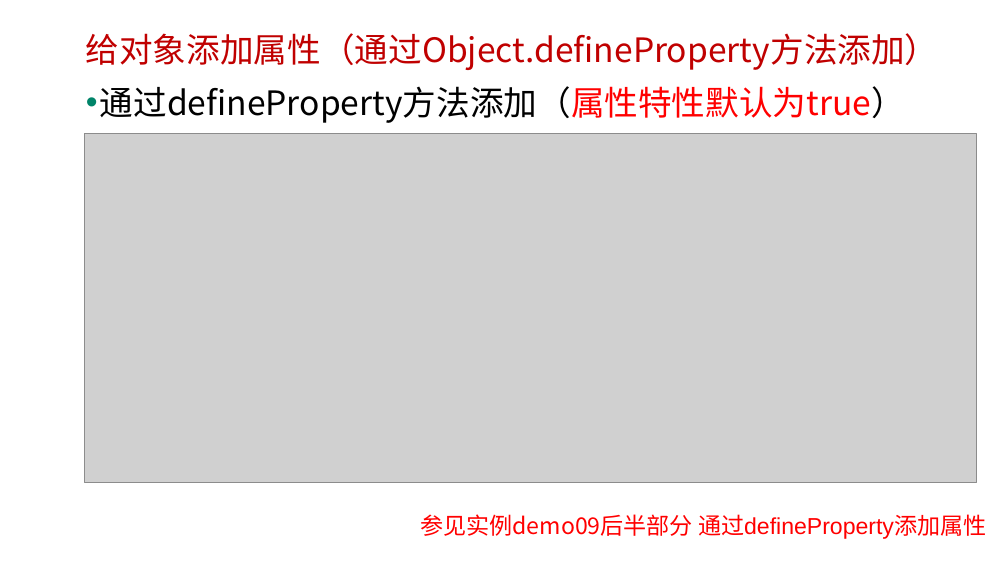
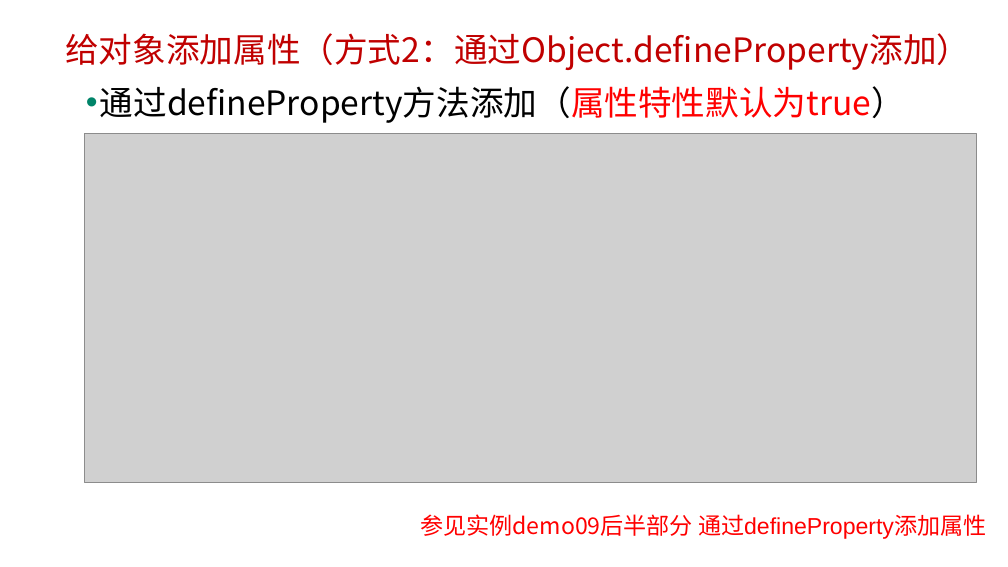
Before and after one commit to edu2act/course-javascript-advanced, a slide deck: slide 20 of 课程PPT/06.JavaScript对象（6、对象属性特性）.pptx. Drawn at 1008x567 pixels with LibreOffice and Linux fonts; fonts in the diff are those of the drawing; grey boxes stand for pictures; background and template pictures are left out. Boxes give left, top, right and bottom in pixels: in the first picture for what was removed or moved away, otherwise in the second. Text is boxed around its words. In the diff, an @@ line names an element or a change of style, - is before the commit and + after.

```diff
--- a/课程PPT/06.JavaScript对象（6、对象属性特性）.pptx
+++ b/课程PPT/06.JavaScript对象（6、对象属性特性）.pptx
@@ text at [65,33,970,70]: text changed @@
-给对象添加属性（通过Object.defineProperty方法添加）
+给对象添加属性（方式2：通过Object.defineProperty添加）
```
Also in this commit, not shown: 1 other slide changed, 2 other files.
